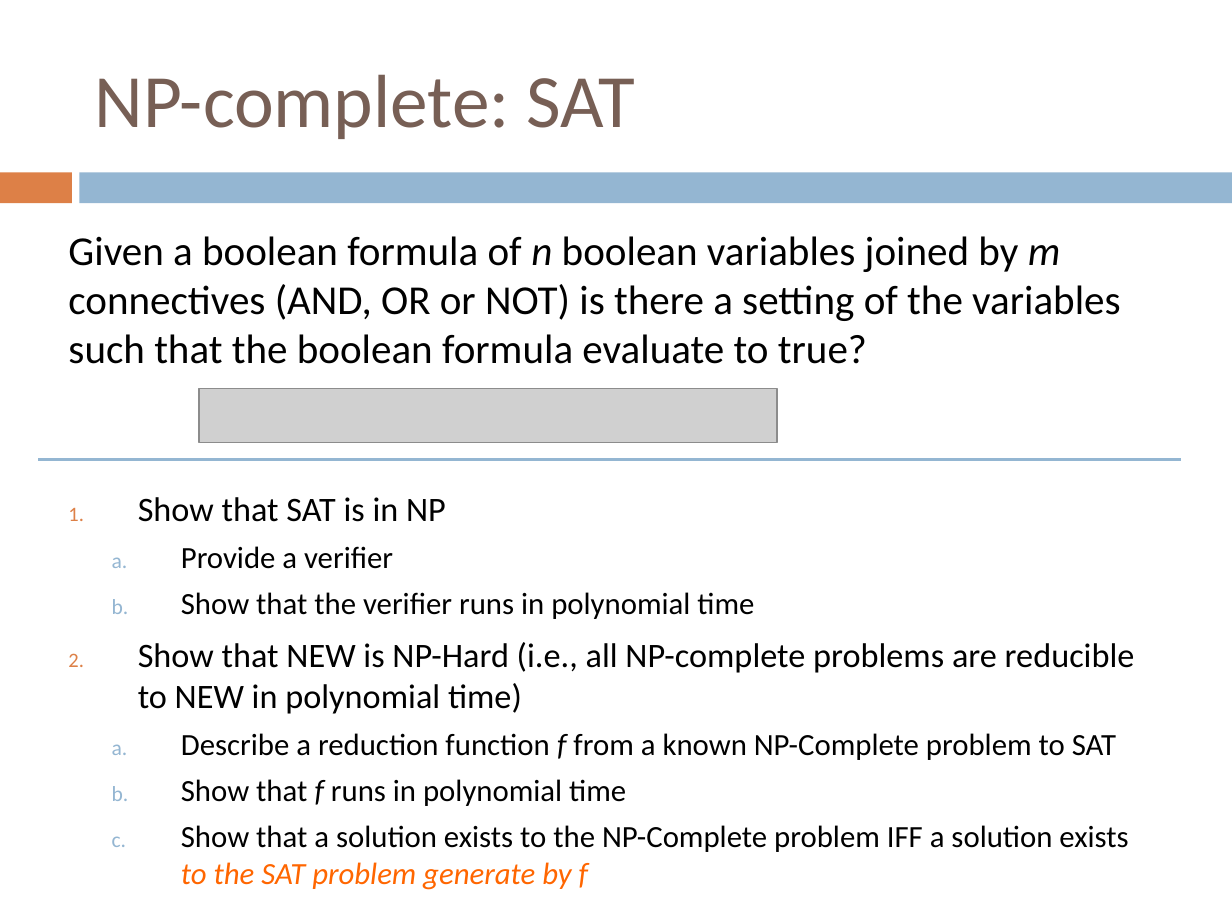
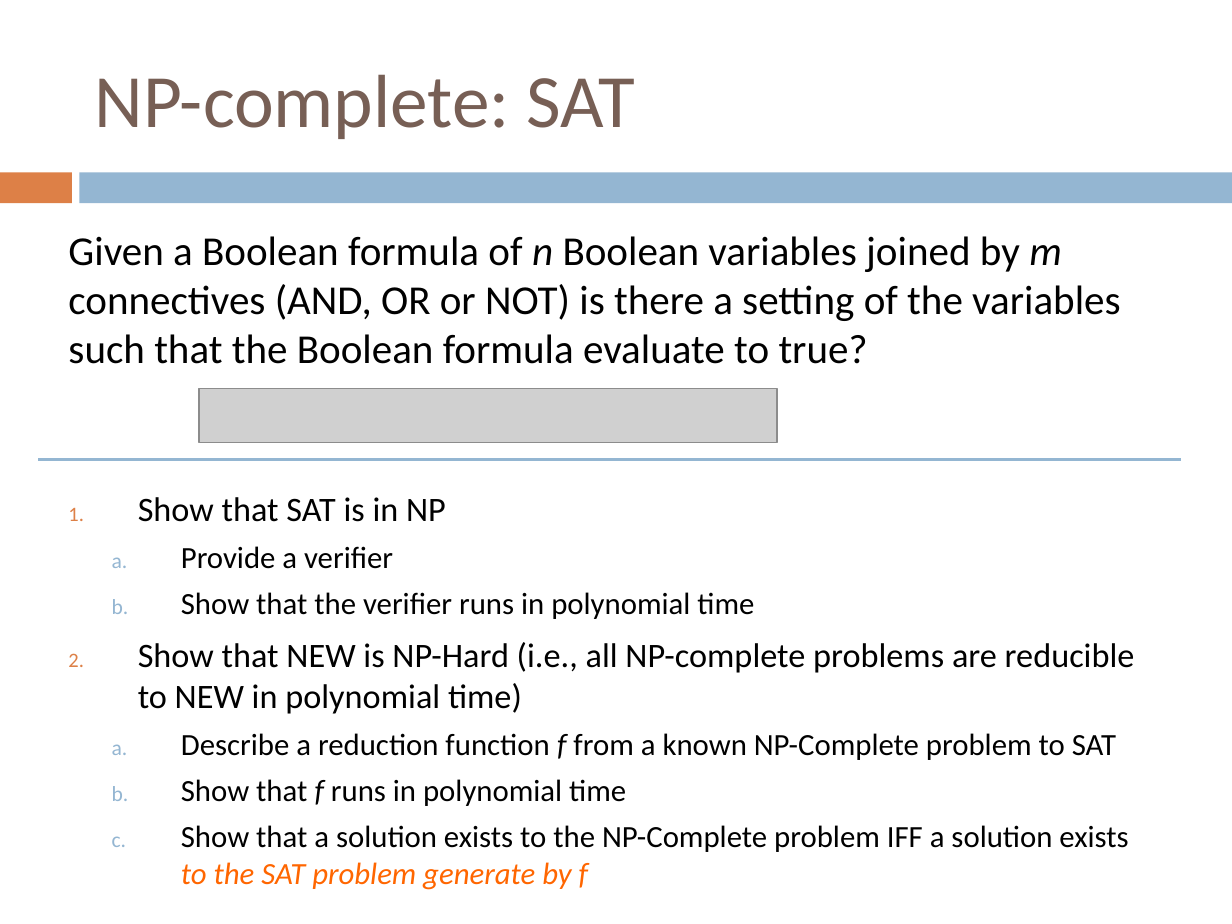
Before and after one commit to Collins-kariuk/Algorithms, a slide deck: slide 58 of Lectures/Lecture 23_NP-Complete Problems.pptx. Drawn at 1232x924 pixels with LibreOffice and Linux fonts; fonts in the diff are those of the drawing; grey boxes stand for pictures. Boxes give left, top, right and bottom in pixels: in the first picture for what was removed or moved away, otherwise in the second. Text is boxed around its words. In the diff, an @@ line names an element or a change of style, - is before the commit and + after.

```diff
--- a/Lectures/Lecture 23_NP-Complete Problems.pptx
+++ b/Lectures/Lecture 23_NP-Complete Problems.pptx
@@ text at <box>68,236,1120,364</box>: text changed @@
-Given a boolean formula of n boolean variables joined by m connectives (AND, OR or NOT) is there a setting of the variables such that the boolean formula evaluate to true?
+Given a Boolean formula of n Boolean variables joined by m connectives (AND, OR or NOT) is there a setting of the variables such that the Boolean formula evaluate to true?
```
Also in this commit, not shown: 40 other slides changed.
